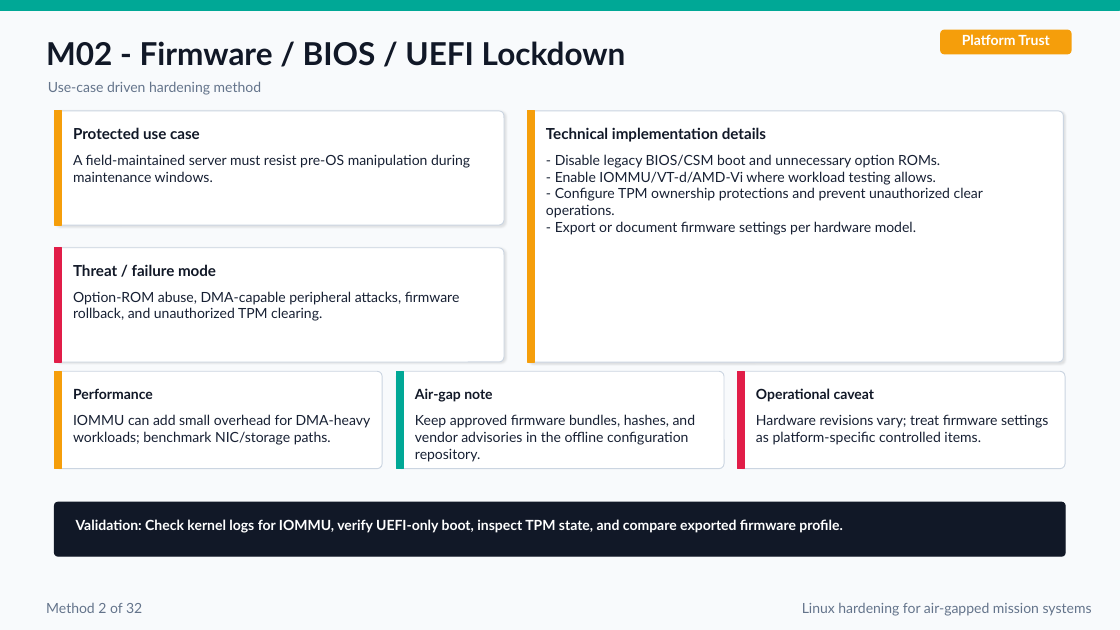
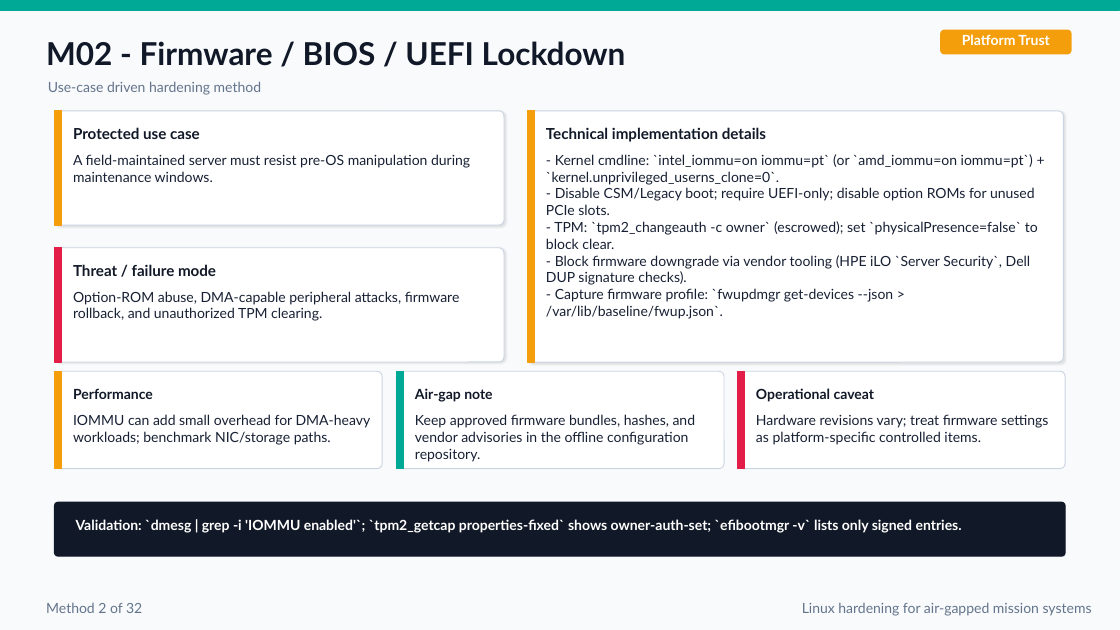
Before and after one commit to FelixKras/Drawio-stuff-, a slide deck: slide 12 of Linux_Mission_Critical_Air_Gapped_Hardening_Final.pptx. Drawn at 1120x630 pixels with LibreOffice and Linux fonts; fonts in the diff are those of the drawing. Boxes give left, top, right and bottom in pixels: in the first picture for what was removed or moved away, otherwise in the second. Text is boxed around its words. In the diff, an @@ line names an element or a change of style, - is before the commit and + after.

```diff
--- a/Linux_Mission_Critical_Air_Gapped_Hardening_Final.pptx
+++ b/Linux_Mission_Critical_Air_Gapped_Hardening_Final.pptx
@@ text at bbox=[546, 154, 1038, 319]: text changed @@
-- Disable legacy BIOS/CSM boot and unnecessary option ROMs.
-- Enable IOMMU/VT-d/AMD-Vi where workload testing allows.
-- Configure TPM ownership protections and prevent unauthorized clear operations.
-- Export or document firmware settings per hardware model.
+- Kernel cmdline: `intel_iommu=on iommu=pt` (or `amd_iommu=on iommu=pt`) + `kernel.unprivileged_userns_clone=0`.
+- Disable CSM/Legacy boot; require UEFI-only; disable option ROMs for unused PCIe slots.
+- TPM: `tpm2_changeauth -c owner` (escrowed); set `physicalPresence=false` to block clear.
+- Block firmware downgrade via vendor tooling (HPE iLO `Server Security`, Dell DUP signature checks).
+- Capture firmware profile: `fwupdmgr get-devices --json > /var/lib/baseline/fwup.json`.
@@ text at bbox=[76, 519, 962, 533]: text changed @@
-Validation: Check kernel logs for IOMMU, verify UEFI-only boot, inspect TPM state, and compare exported firmware profile.
+Validation: `dmesg | grep -i 'IOMMU enabled'`; `tpm2_getcap properties-fixed` shows owner-auth-set; `efibootmgr -v` lists only signed entries.
```
Also in this commit, not shown: 35 other slides changed, 1 slide added.
